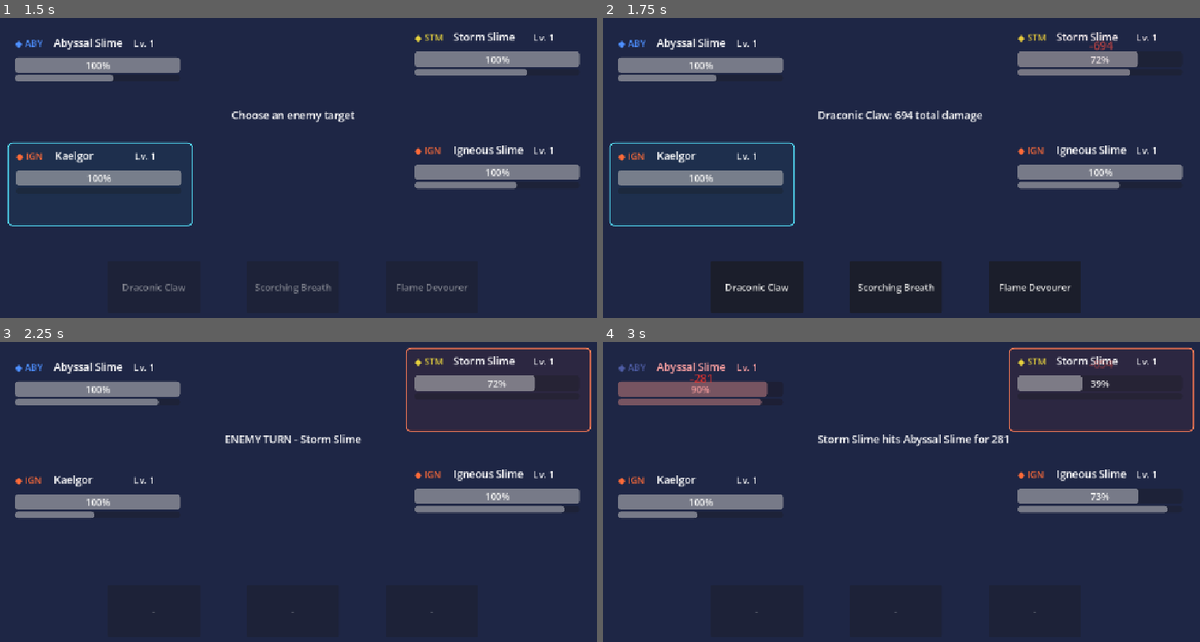
Above: before the commit, frames 1-4 (two rows, left to right).
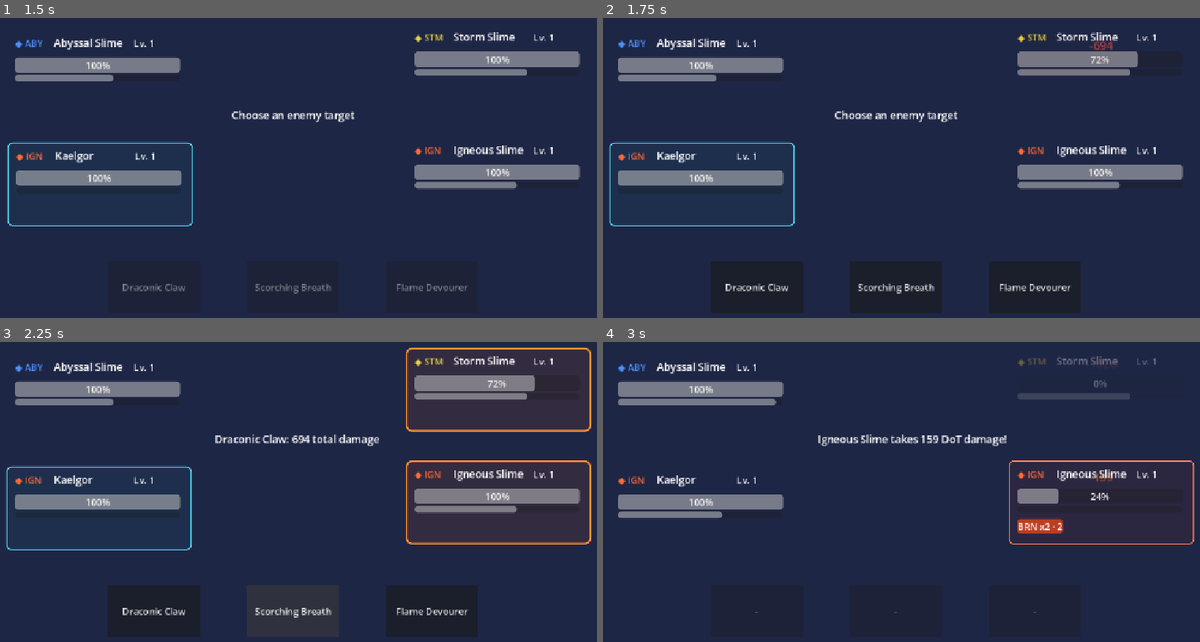
Above: after the commit, the same moments.

Repository: Akharyuu/monster-rpg
Game: Godot game, scene res://scenes/battle/battle_screen.tscn
Two runs of this game, one before a commit and one after it. Both use one fixed random seed, a clock stepped at 60 frames per second and the inputs below.
Inputs:
- Up to frame 1 (1.5 s): click "Draconic Claw" at 0.5 s; click "TARGET" at 1.25 s
- Up to frame 2 (1.75 s): no input
- Up to frame 3 (2.25 s): click "Scorching Breath" at 2 s
- Up to frame 4 (3 s): no input

Frame 1 is identical in both runs. In frame 2, 0.5% of the frame differs, in the area x 36-64%, y 30-35%; in frame 3, 4.1%; in frame 4, 7.2%, in the area x 2-100%, y 1-68%.
Error before the commit: Trying to call an async function without "await". (res://scenes/battle/battle_screen.gd:346)

Commit message:
Fix async damage feedback for AoE targets

Diff:
--- a/godot/scenes/battle/battle_screen.gd
+++ b/godot/scenes/battle/battle_screen.gd
@@ -334,8 +334,6 @@
     if target_results.is_empty():
         return
 
-    var animations: Array = []
-
     for target_result in target_results:
         var target = target_result["target"]
         var hud = get_hud_for_monster(target)
@@ -343,16 +341,11 @@
         if hud == null:
             continue
 
-        animations.append(
-            hud.play_damage_feedback(
-                int(target_result["damage"]),
-                int(target_result["critical_hits"]) > 0,
-                false
-            )
-        )
-
-    for animation in animations:
-        await animation
+        await hud.play_damage_feedback(
+            int(target_result["damage"]),
+            int(target_result["critical_hits"]) > 0,
+            false
+        )
 
 
 func update_battle_ui() -> void:
